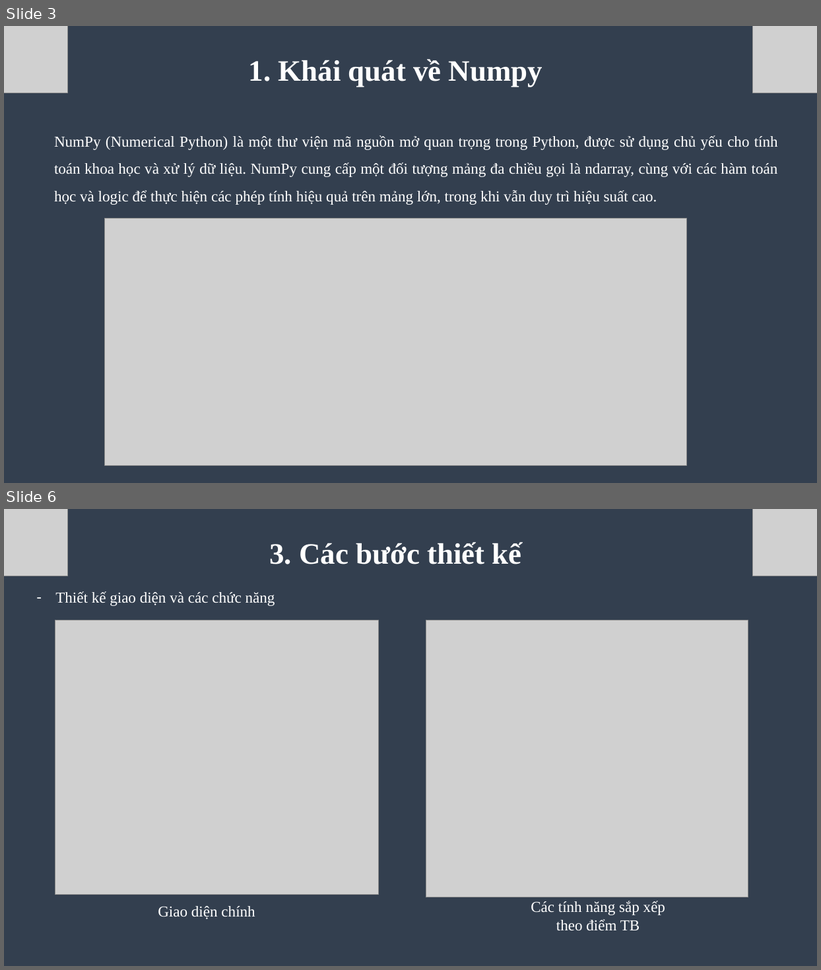
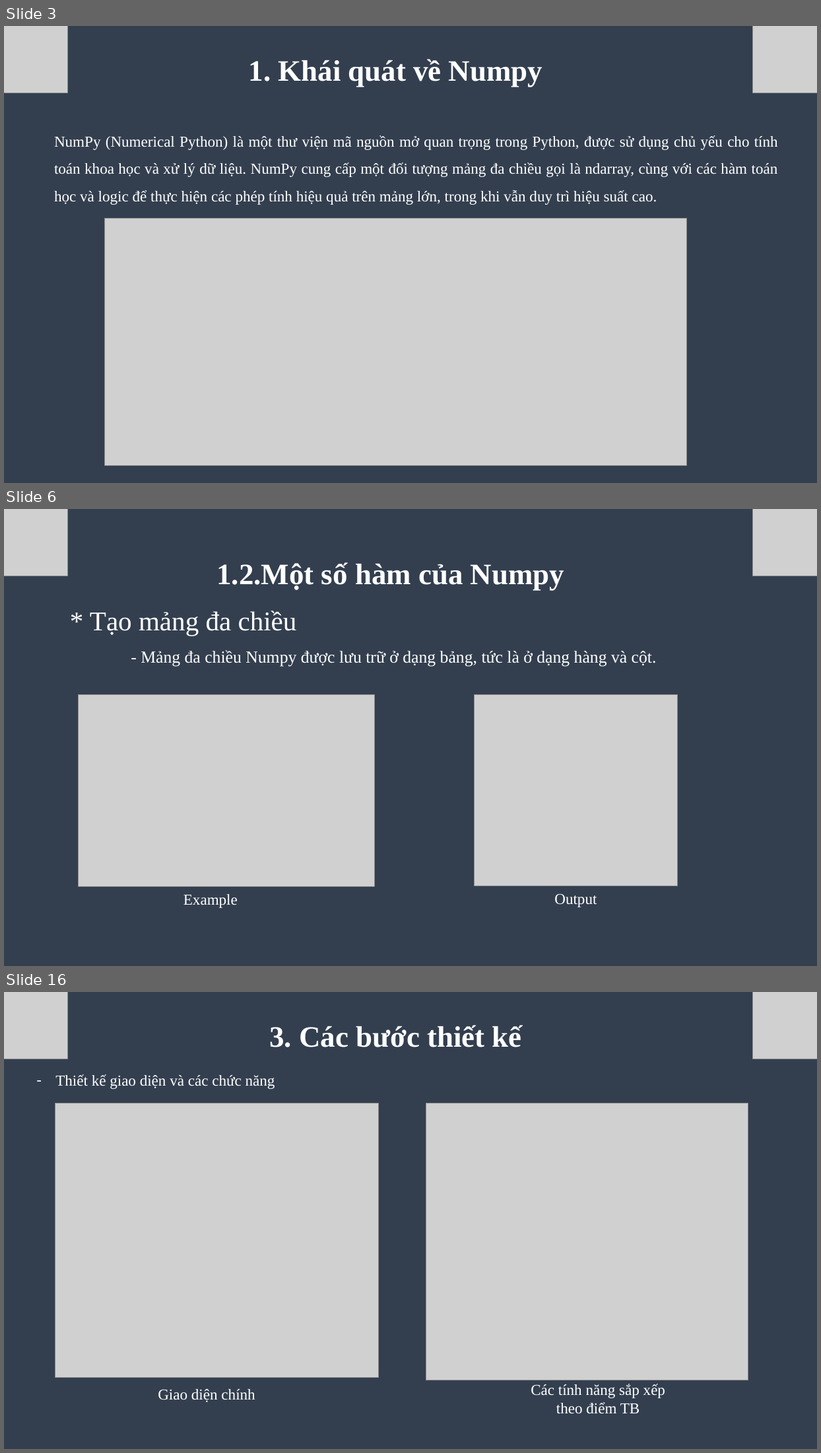
Before and after one commit to Toilaminh03/Numpy_PMMNM, a slide deck: tuan2.pptx. Shown one above the other, each under a label of ours: slides 3 and 6 before the commit, slides 3, 6 and 16 after it; the slides between them are not shown. The pictures are 821x970 and 821x1453 pixels, drawn with LibreOffice and Linux fonts; fonts in the diff are those of the drawing; grey boxes stand for pictures. Boxes give left, top, right and bottom in pixels: in the first picture for what was removed or moved away, otherwise in the second. Text is boxed around its words. In the diff, an @@ line names an element or a change of style, - is before the commit and + after.

Commit message:
Final Numpy

```diff
--- a/tuan2.pptx
+++ b/tuan2.pptx
@@ slide 6 added at (4, 509, 817, 966), background #333F50 @@
@@ picture added at (4, 509, 68, 576) @@
@@ picture added at (753, 509, 817, 576) @@
@@ text added at (217, 562, 564, 591), 35 pt, text #FFFFFF, bold @@
+1.2.Một số hàm của Numpy
@@ text added at (90, 611, 657, 667), 20 pt, text #FFFFFF @@
+* Tạo mảng đa chiều
+- Mảng đa chiều Numpy được lưu trữ ở dạng bảng, tức là ở dạng hàng và cột.
@@ picture added at (78, 695, 374, 887) @@
@@ picture added at (475, 694, 678, 887) @@
@@ text added at (184, 894, 238, 908), 18 pt, text #FFFFFF @@
+Example
@@ text added at (554, 894, 597, 908), 18 pt, text #FFFFFF @@
+Output
@@ what was slide 6 is now slide 16 @@
```
Also in this commit, not shown: 3 slides changed, 9 other slides added.
